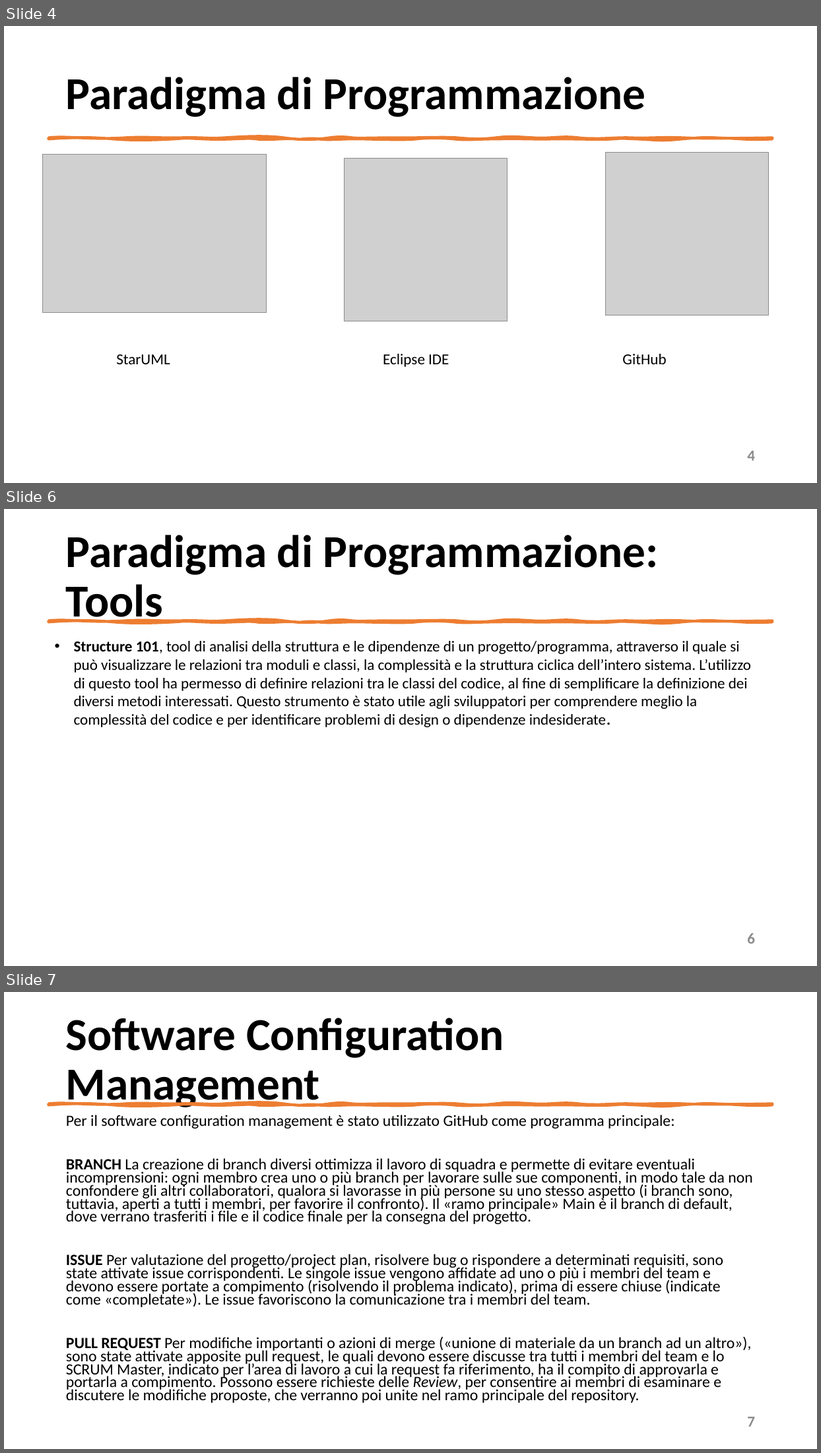
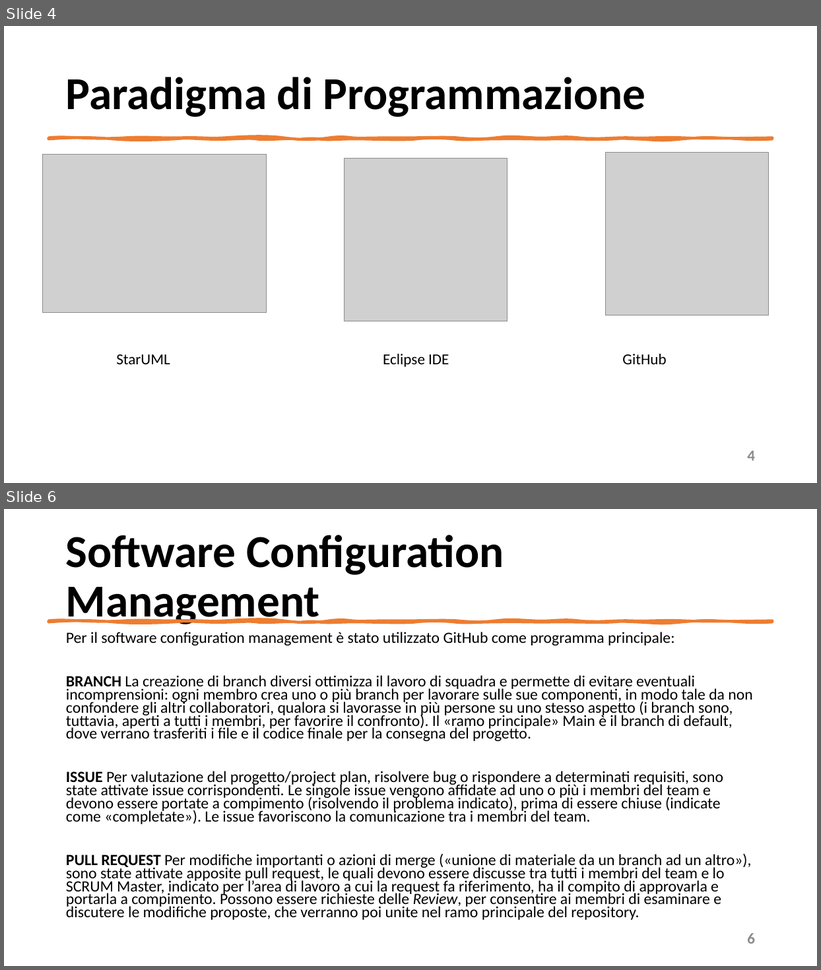
Before and after one commit to mangilimatteo/Progetto_Ingegneria_Software_Cattaneo_Mangili_Saini, a slide deck: Presentazione/Presentazione_Progetto.pptx. Shown one above the other, each under a label of ours: slides 4, 6 and 7 before the commit, slides 4 and 6 after it; the slides between them are not shown. The pictures are 821x1453 and 821x970 pixels, drawn with LibreOffice and Linux fonts; fonts in the diff are those of the drawing; grey boxes stand for pictures. Boxes give left, top, right and bottom in pixels: in the first picture for what was removed or moved away, otherwise in the second. Text is boxed around its words. In the diff, an @@ line names an element or a change of style, - is before the commit and + after.

Commit message:
Design e Life Cycle

```diff
--- a/Presentazione/Presentazione_Progetto.pptx
+++ b/Presentazione/Presentazione_Progetto.pptx
@@ slide 6 removed at (4, 509, 817, 966), background #FFFFFF @@
@@ title removed at (66, 535, 659, 625) @@
-Paradigma di Programmazione: Tools
@@ freeform shape removed at (48, 621, 773, 622) @@
@@ text removed at (74, 641, 751, 727) @@
-• Structure 101, tool di analisi della struttura e le dipendenze di un progetto/programma, attraverso il quale si può visualizzare le relazioni tra moduli e classi, la complessità e la struttura ciclica dell’intero sistema. L’utilizzo di questo tool ha permesso di definire relazioni tra le classi del codice, al fine di semplificare la definizione dei diversi metodi interessati. Questo strumento è stato utile agli sviluppatori per comprendere meglio la complessità del codice e per identificare problemi di design o dipendenze indesiderate.
@@ page number removed at (747, 933, 755, 944) @@
-6
@@ what was slide 7 is now slide 6 @@
@@ page number at (747, 933, 755, 944): text changed @@
-7
+6
```
Also in this commit, not shown: 6 slides changed, 2 other files.
